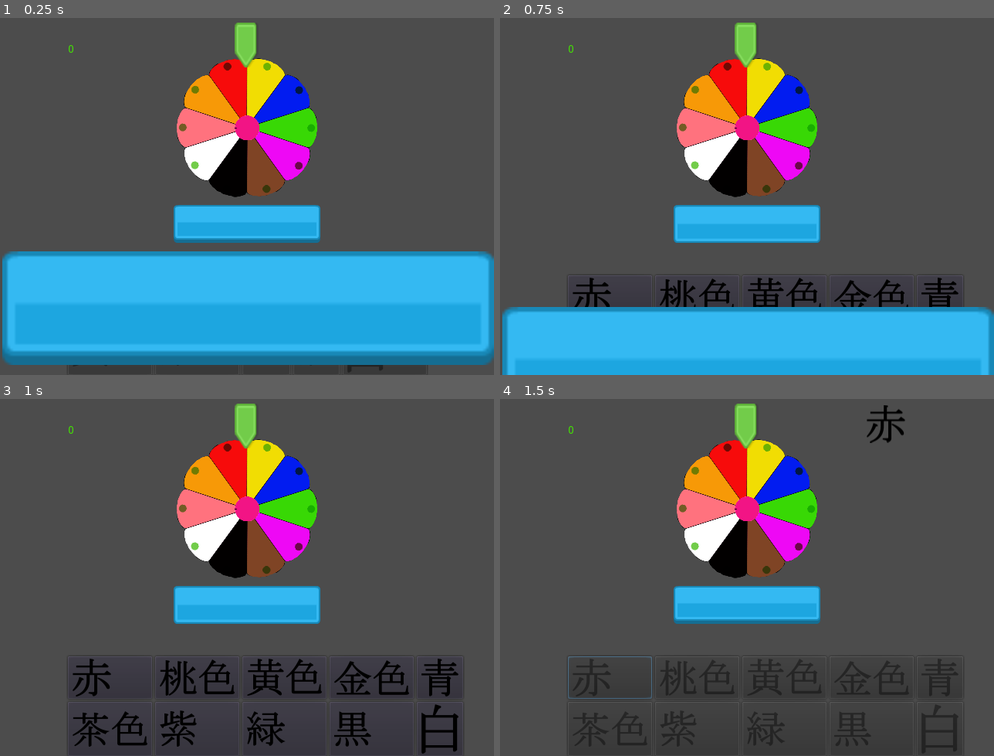
Above: before the commit, frames 1-4 (two rows, left to right).
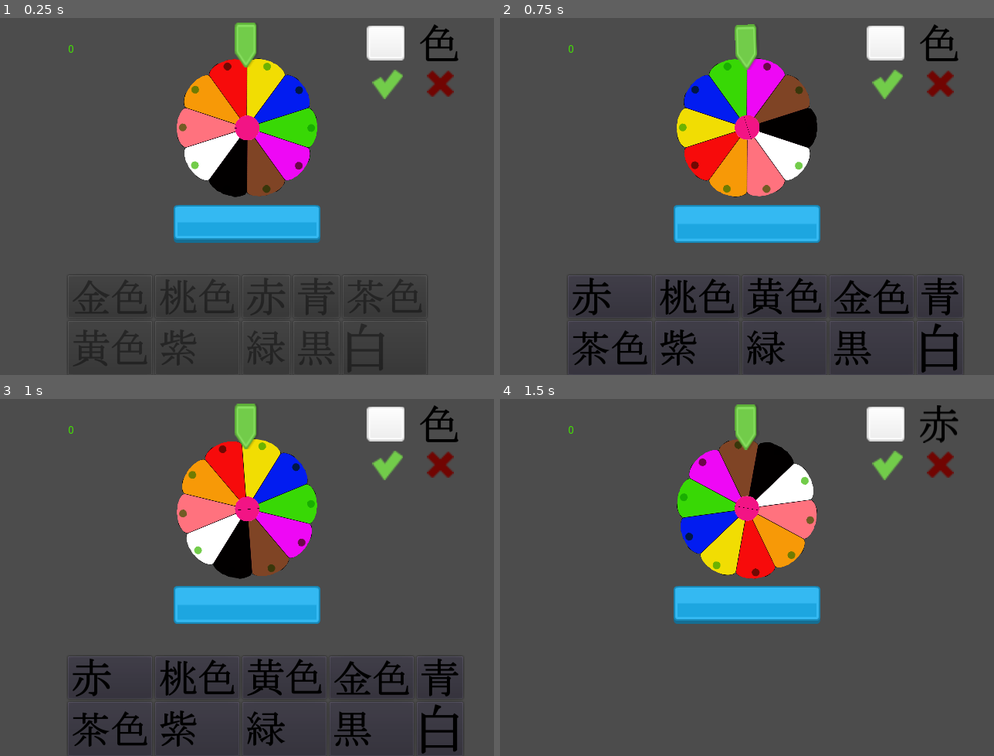
Above: after the commit, the same moments.

Repository: josprachi/Kanji-Colors
Game: Godot game, scene res://Scenes/GameScene.tscn
Same seed, same stepped clock (60 frames per second), same inputs: the game is played once before the commit and once after it.
Inputs (mouse positions are in pixels of both pictures, inside the frame that each line leads up to):
- Up to frame 1 (0.25 s): no input
- Up to frame 2 (0.75 s): click (747, 225) at 0.5 s
- Up to frame 3 (1 s): no input
- Up to frame 4 (1.5 s): click (608, 677) at 1.25 s

The runs differ from the first frame. In frame 1, 33% of the frame differs, in the area x 0-100%, y 1-98%; in frame 2, 29%; in frame 3, 3.4%; in frame 4, 14%.

Commit message:
updating the hud

Diff:
--- /dev/null
+++ b/Scenes/GameScene.gd
@@ -0,0 +1,16 @@
+extends Node2D
+
+
+# Declare member variables here. Examples:
+# var a = 2
+# var b = "text"
+
+
+# Called when the node enters the scene tree for the first time.
+func _ready():
+	pass # Replace with function body.
+
+
+# Called every frame. 'delta' is the elapsed time since the previous frame.
+#func _process(delta):
+#	pass
--- a/Scenes/GameScene.tscn
+++ b/Scenes/GameScene.tscn
@@ -1,14 +1,19 @@
-[gd_scene load_steps=7 format=2]
+[gd_scene load_steps=11 format=2]
 
 [ext_resource path="res://Scenes/WheelOfFortune.tscn" type="PackedScene" id=1]
 [ext_resource path="res://Assets/Art/Colors/iro.png" type="Texture" id=2]
 [ext_resource path="res://Scenes/Menu.tscn" type="PackedScene" id=3]
 [ext_resource path="res://Scenes/WheelPin.tscn" type="PackedScene" id=4]
 [ext_resource path="res://Scripts/WheelOfFortune.gd" type="Script" id=5]
+[ext_resource path="res://Assets/Menu/EmptySprite.png" type="Texture" id=6]
+[ext_resource path="res://Assets/Menu/checkmark.png" type="Texture" id=7]
+[ext_resource path="res://Assets/Menu/green_cross.png" type="Texture" id=8]
+[ext_resource path="res://Scenes/GameScene.gd" type="Script" id=9]
 
 [sub_resource type="CircleShape2D" id=1]
 
 [node name="GameScene" type="Node2D"]
+script = ExtResource( 9 )
 
 [node name="Menu" parent="." instance=ExtResource( 3 )]
 
@@ -48,8 +53,22 @@
 node_b = NodePath("../../WheelPin")
 
 [node name="Color_NameSprite" type="Sprite" parent="."]
-visible = false
+position = Vector2( 569, 50 )
+texture = ExtResource( 2 )
+
+[node name="Color_Sprite" type="Sprite" parent="."]
 position = Vector2( 500, 50 )
-texture = ExtResource( 2 )
+texture = ExtResource( 6 )
+
+[node name="CheckMark" type="Sprite" parent="."]
+position = Vector2( 502.5, 104 )
+scale = Vector2( 1.90476, 1.9 )
+texture = ExtResource( 7 )
+
+[node name="WrongMark" type="Sprite" parent="."]
+modulate = Color( 0.984314, 0.027451, 0.027451, 1 )
+position = Vector2( 570.5, 103 )
+scale = Vector2( 1.90476, 1.9 )
+texture = ExtResource( 8 )
 [connection signal="timeout" from="Timer" to="ColorWheel" method="_on_Timer_timeout"]
 [connection signal="body_entered" from="WheelPin" to="ColorWheel" method="_on_WheelPin_body_entered"]
--- a/Scenes/Menu.tscn
+++ b/Scenes/Menu.tscn
@@ -161,6 +161,7 @@
 icon = ExtResource( 5 )
 
 [node name="CoverSprite" type="Sprite" parent="."]
+visible = false
 position = Vector2( 321.337, 393.714 )
 scale = Vector2( 3.353, 3 )
 texture = ExtResource( 1 )
--- a/Scripts/Menu.gd
+++ b/Scripts/Menu.gd
@@ -21,19 +21,12 @@
 	#call check button name method from color wheel class
 	get_parent().get_node("ColorWheel").checkButtonName(button)
 	disableColorButtons(true)
+	$ButtonRect/ButtonArray.visible=false
 
 
 func show_Buttons():
 	$Tween.interpolate_property($CoverSprite, "position",coverPos, coverFinalPos, 0.5,Tween.TRANS_LINEAR, Tween.EASE_IN_OUT)
 	$Tween.start()
-
-func _on_SpinButton_mouse_exited():
-	print("button exit")
-
-
-func _on_SpinButton_button_up():
-	print("button clicked")
-
 
 func set_SpinButton_Text():
 	var tex=preload("res://Assets/Menu/green_button01.png")
@@ -46,6 +39,8 @@
 func _on_SpinButton_pressed():
 	posArray.shuffle()
 	var index=0
+	get_parent().get_node("ColorWheel").canSpin=true
+	$ButtonRect/ButtonArray.visible=true
 	disableColorButtons(false)
 	while index<$ButtonRect/ButtonArray.get_child_count():
 		$ButtonRect/ButtonArray.move_child($ButtonRect/ButtonArray.get_children()[index],posArray[index])
--- a/Scripts/WheelOfFortune.gd
+++ b/Scripts/WheelOfFortune.gd
@@ -5,16 +5,21 @@
 
 var rng
 var petalColor
+var canSpin = false
 
 # Called when the node enters the scene tree for the first time.
 func _ready():
 	rng = RandomNumberGenerator.new()
 	rng.randomize()
 
+func _physics_process(delta):
+	if (canSpin == true ) :
+		self.angular_velocity=rng.randf_range(40.0, 150.0)
+		canSpin=false
 
-func _on_Timer_timeout():
-	if ( self.angular_velocity==0.0) :
-		self.angular_velocity=rng.randf_range(40.0, 150.0) #pass # Replace with function body.
+#func _on_Timer_timeout():
+	#if (canSpin == true and self.angular_velocity==0.0) :
+		#self.angular_velocity=rng.randf_range(40.0, 150.0) #pass # Replace with function body.
 
 func checkButtonName(button):
 	#match the color of petal with name of button color and display sprite on the button in the corner and display color too
@@ -24,9 +29,10 @@
 
 
 func _on_WheelPin_body_entered(body):
-	#print(self.angular_velocity)
 	if self.angular_velocity<1 :
 		if(body.get_name().begins_with ("Petal")):
 			print(body.PetalColorName)
 			petalColor = body.PetalColorName
+
+			get_parent().get_node("Color_Sprite").modulate = body.modulate
 			self.angular_velocity = 0.0
Binary file added: Assets/Menu/EmptySprite.png
Not shown, added: Assets/Menu/EmptySprite.png.import
Binary file added: Assets/Menu/checkmark.png
Not shown, added: Assets/Menu/checkmark.png.import
Binary file added: Assets/Menu/green_cross.png
Not shown, added: Assets/Menu/green_cross.png.import
Not shown, added: Build/Html/KanjiColor/favicon.png.import
Not shown, added: Build/Html/KanjiColor/index.png.import
Not shown, changed: export_presets.cfg
Not shown, added: Build/Html/KanjiColor/favicon.png
Not shown, added: Build/Html/KanjiColor/index.html
Not shown, added: Build/Html/KanjiColor/index.js
(and 4 more such lines)
